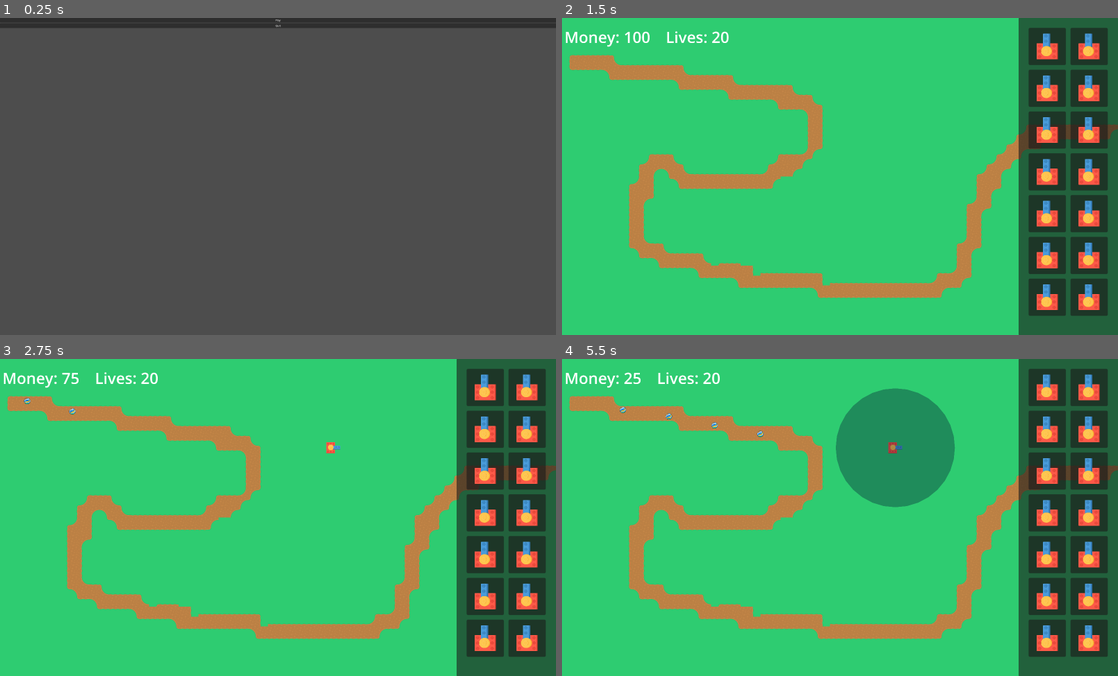
Above: before the commit, frames 1-4 (two rows, left to right).
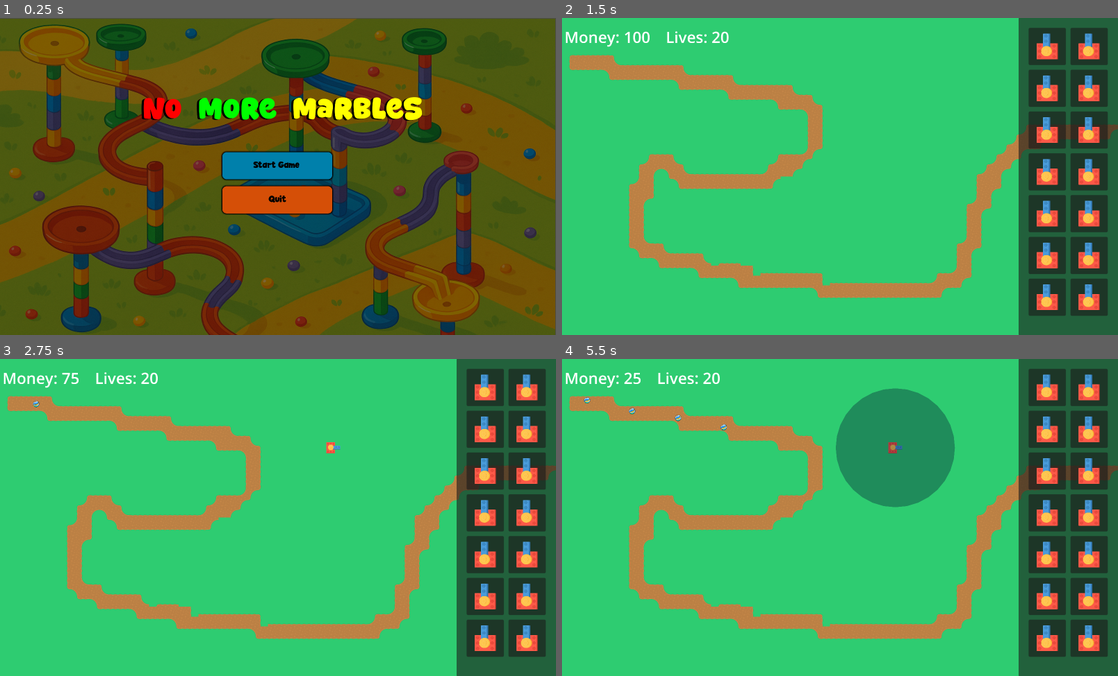
Above: after the commit, the same moments.

Repository: SirCatolot/No-more-marble-racing
Game: Godot game, scene res://scenes/ui/MainMenu.tscn
Two runs of this game, one before a commit and one after it. Both use one fixed random seed, a clock stepped at 60 frames per second and the inputs below.
Inputs (mouse positions are in pixels of both pictures, inside the frame that each line leads up to):
- Up to frame 1 (0.25 s): no input
- Up to frame 2 (1.5 s): click "Play" (after the commit: "Start Game") at 0.5 s; click (840, 166) at 1.25 s, where only the run after the commit has a clickable "Start Game"
- Up to frame 3 (2.75 s): tap Enter at 2 s; drag from (483, 387) to (333, 447) at 2.02 s
- Up to frame 4 (5.5 s): drag from (1090, 387) to (895, 447) at 2.77 s; move the mouse to (1045, 428) at 3.52 s; click (1045, 428) at 3.67 s; tap Space at 4.25 s; drag from (1090, 428) to (895, 447) at 4.27 s; drag from (1045, 469) to (895, 447) at 5.02 s

The runs differ from the first frame. In frame 1, 100% of the frame differs, in the area x 0-100%, y 0-100%; in frame 2, nothing differs; in frame 3, less than 0.1%; in frame 4, 0.2%.

Commit message:
Finished Main Menu
Setup practical and functional main menu. Background picuture, play and quit buttons, animated title. Also added in music for the menu as well as SFX for hovering and clicking buttons.

Diff:
--- /dev/null
+++ b/default_bus_layout.tres
@@ -0,0 +1,3 @@
+[gd_resource type="AudioBusLayout" format=3 uid="uid://lx4w4osiluhq"]
+
+[resource]
--- a/scenes/game/GameRoot.tscn
+++ /dev/null
@@ -1,12 +0,0 @@
-[gd_scene load_steps=2 format=3 uid="uid://qiq8guyqrenn"]
-
-[ext_resource type="Script" uid="uid://cga6v48sdx0ww" path="res://scripts/game/game_root.gd" id="1_6j52s"]
-
-[node name="Node2D" type="Node2D"]
-script = ExtResource("1_6j52s")
-
-[node name="BackButton" type="Button" parent="."]
-offset_right = 8.0
-offset_bottom = 8.0
-text = "Back
-"
--- a/scenes/ui/MainMenu.tscn
+++ b/scenes/ui/MainMenu.tscn
@@ -1,28 +1,280 @@
-[gd_scene load_steps=2 format=3 uid="uid://devgswfjqsjj8"]
+[gd_scene load_steps=20 format=3 uid="uid://devgswfjqsjj8"]
 
 [ext_resource type="Script" uid="uid://b5golyma6tme3" path="res://scripts/ui/main_menu.gd" id="1_vjtqc"]
-
-[node name="Control" type="Control"]
+[ext_resource type="Texture2D" uid="uid://wojamtytqutl" path="res://Assets/UI/pngs/TitleScreenBackground.png" id="2_iwbf0"]
+[ext_resource type="FontFile" uid="uid://c5pkacfkaa7dn" path="res://Fonts/Super Trend.ttf" id="3_2ysvc"]
+[ext_resource type="FontFile" uid="uid://b8c7y32t35w22" path="res://Fonts/Playfull Rocket.ttf" id="4_2ysvc"]
+[ext_resource type="AudioStream" uid="uid://dcrcipxb02y82" path="res://Audio/ball-in-hole-99750.mp3" id="5_bhu4a"]
+[ext_resource type="AudioStream" uid="uid://wubljofrr5vr" path="res://Audio/marble-83124.mp3" id="6_e2per"]
+[ext_resource type="AudioStream" uid="uid://dotmhpc5tv1qt" path="res://Audio/electronic-uplifting-retro-game-hidden-gem-short-version-210310.mp3" id="7_e2per"]
+
+[sub_resource type="StyleBoxTexture" id="StyleBoxTexture_xpiny"]
+texture = ExtResource("2_iwbf0")
+modulate_color = Color(0.50140655, 0.5014065, 0.5014065, 1)
+
+[sub_resource type="Animation" id="Animation_xpiny"]
+length = 0.001
+tracks/0/type = "value"
+tracks/0/imported = false
+tracks/0/enabled = true
+tracks/0/path = NodePath(".:position")
+tracks/0/interp = 1
+tracks/0/loop_wrap = true
+tracks/0/keys = {
+"times": PackedFloat32Array(0),
+"transitions": PackedFloat32Array(1),
+"update": 0,
+"values": [Vector2(753, 445)]
+}
+
+[sub_resource type="Animation" id="Animation_2ysvc"]
+resource_name = "bob"
+length = 2.0
+loop_mode = 1
+tracks/0/type = "value"
+tracks/0/imported = false
+tracks/0/enabled = true
+tracks/0/path = NodePath(".:position")
+tracks/0/interp = 1
+tracks/0/loop_wrap = true
+tracks/0/keys = {
+"times": PackedFloat32Array(0, 1, 2),
+"transitions": PackedFloat32Array(1, 1, 1),
+"update": 0,
+"values": [Vector2(753, 445), Vector2(753, 435), Vector2(753, 445)]
+}
+
+[sub_resource type="AnimationLibrary" id="AnimationLibrary_bhu4a"]
+_data = {
+&"RESET": SubResource("Animation_xpiny"),
+&"bob": SubResource("Animation_2ysvc")
+}
+
+[sub_resource type="StyleBoxFlat" id="StyleBoxFlat_6jbdy"]
+bg_color = Color(0, 0.50151926, 0.6698111, 1)
+border_width_left = 3
+border_width_top = 3
+border_width_right = 3
+border_width_bottom = 3
+border_color = Color(0, 0, 0, 1)
+corner_radius_top_left = 30
+corner_radius_top_right = 30
+corner_radius_bottom_right = 30
+corner_radius_bottom_left = 30
+shadow_size = 8
+
+[sub_resource type="StyleBoxFlat" id="StyleBoxFlat_7mi0g"]
+bg_color = Color(2.0214916e-06, 0.4180806, 0.56295544, 1)
+border_width_left = 3
+border_width_top = 3
+border_width_right = 3
+border_width_bottom = 3
+border_color = Color(0, 0, 0, 1)
+corner_radius_top_left = 30
+corner_radius_top_right = 30
+corner_radius_bottom_right = 30
+corner_radius_bottom_left = 30
+shadow_size = 8
+
+[sub_resource type="StyleBoxFlat" id="StyleBoxFlat_2ysvc"]
+bg_color = Color(0.42735183, 0.81547886, 0.9999998, 1)
+border_width_left = 3
+border_width_top = 3
+border_width_right = 3
+border_width_bottom = 3
+border_color = Color(0, 0, 0, 1)
+corner_radius_top_left = 30
+corner_radius_top_right = 30
+corner_radius_bottom_right = 30
+corner_radius_bottom_left = 30
+shadow_size = 8
+
+[sub_resource type="StyleBoxFlat" id="StyleBoxFlat_nqjyj"]
+bg_color = Color(2.0214916e-06, 0.4180806, 0.56295544, 1)
+border_width_left = 3
+border_width_top = 3
+border_width_right = 3
+border_width_bottom = 3
+border_color = Color(0, 0, 0, 1)
+corner_radius_top_left = 30
+corner_radius_top_right = 30
+corner_radius_bottom_right = 30
+corner_radius_bottom_left = 30
+shadow_size = 8
+
+[sub_resource type="StyleBoxFlat" id="StyleBoxFlat_xpiny"]
+bg_color = Color(0.8352941, 0.30980393, 0.02745098, 1)
+border_width_left = 3
+border_width_top = 3
+border_width_right = 3
+border_width_bottom = 3
+border_color = Color(0, 0, 0, 1)
+corner_radius_top_left = 30
+corner_radius_top_right = 30
+corner_radius_bottom_right = 30
+corner_radius_bottom_left = 30
+shadow_size = 8
+
+[sub_resource type="StyleBoxFlat" id="StyleBoxFlat_bhu4a"]
+bg_color = Color(0.6297528, 0.22407246, 0.0102072805, 1)
+border_width_left = 3
+border_width_top = 3
+border_width_right = 3
+border_width_bottom = 3
+border_color = Color(0, 0, 0, 1)
+corner_radius_top_left = 30
+corner_radius_top_right = 30
+corner_radius_bottom_right = 30
+corner_radius_bottom_left = 30
+shadow_size = 8
+
+[sub_resource type="StyleBoxFlat" id="StyleBoxFlat_e2per"]
+bg_color = Color(0.9947317, 0.5019365, 0.3076295, 1)
+border_width_left = 3
+border_width_top = 3
+border_width_right = 3
+border_width_bottom = 3
+border_color = Color(0, 0, 0, 1)
+corner_radius_top_left = 30
+corner_radius_top_right = 30
+corner_radius_bottom_right = 30
+corner_radius_bottom_left = 30
+shadow_size = 8
+
+[sub_resource type="StyleBoxFlat" id="StyleBoxFlat_7vr37"]
+bg_color = Color(0.6297528, 0.22407246, 0.0102072805, 1)
+border_width_left = 3
+border_width_top = 3
+border_width_right = 3
+border_width_bottom = 3
+border_color = Color(0, 0, 0, 1)
+corner_radius_top_left = 30
+corner_radius_top_right = 30
+corner_radius_bottom_right = 30
+corner_radius_bottom_left = 30
+shadow_size = 8
+
+[node name="MainMenu" type="Control"]
 layout_mode = 3
 anchors_preset = 15
 anchor_right = 1.0
 anchor_bottom = 1.0
-offset_top = -1.0
-offset_bottom = -1.0
+offset_left = -4.0
+offset_top = 4.0
+offset_right = -4.0
+offset_bottom = 4.0
 grow_horizontal = 2
 grow_vertical = 2
 script = ExtResource("1_vjtqc")
 
-[node name="VBoxContainer" type="VBoxContainer" parent="."]
-layout_mode = 0
-offset_right = 3586.0
-offset_bottom = 1056.0
-
-[node name="PlayButton" type="Button" parent="VBoxContainer"]
+[node name="MenuBackgroundPicture" type="Panel" parent="."]
+layout_mode = 1
+anchors_preset = 15
+anchor_right = 1.0
+anchor_bottom = 1.0
+grow_horizontal = 2
+grow_vertical = 2
+theme_override_styles/panel = SubResource("StyleBoxTexture_xpiny")
+
+[node name="GameTitleShadow" type="RichTextLabel" parent="."]
+layout_mode = 1
+anchors_preset = 5
+anchor_left = 0.5
+anchor_right = 0.5
+offset_left = -1053.0
+offset_top = 446.0
+offset_right = 1093.0
+offset_bottom = 713.0
+grow_horizontal = 2
+theme_override_colors/font_shadow_color = Color(0, 0, 0, 0)
+theme_override_constants/shadow_outline_size = 10
+theme_override_constants/shadow_offset_x = 1
+theme_override_constants/shadow_offset_y = 10
+theme_override_fonts/normal_font = ExtResource("3_2ysvc")
+theme_override_font_sizes/normal_font_size = 211
+bbcode_enabled = true
+text = "[color=black]No  More  Marbles"
+fit_content = true
+horizontal_alignment = 1
+vertical_alignment = 1
+
+[node name="GameTitle" type="RichTextLabel" parent="."]
+layout_mode = 1
+anchors_preset = 5
+anchor_left = 0.5
+anchor_right = 0.5
+offset_left = -1039.0
+offset_top = 445.0
+offset_right = 1107.0
+offset_bottom = 709.0241
+grow_horizontal = 2
+theme_override_colors/font_shadow_color = Color(0, 0, 0, 0)
+theme_override_constants/shadow_outline_size = 10
+theme_override_constants/shadow_offset_x = 11
+theme_override_constants/shadow_offset_y = 10
+theme_override_fonts/normal_font = ExtResource("3_2ysvc")
+theme_override_font_sizes/normal_font_size = 211
+bbcode_enabled = true
+text = "[color=red]No [color=green] More [color=yellow] Marbles"
+fit_content = true
+horizontal_alignment = 1
+vertical_alignment = 1
+
+[node name="AnimTitle" type="AnimationPlayer" parent="GameTitle"]
+libraries = {
+&"": SubResource("AnimationLibrary_bhu4a")
+}
+autoplay = "bob"
+
+[node name="MenuButtons" type="VBoxContainer" parent="."]
+layout_mode = 1
+anchors_preset = 8
+anchor_left = 0.5
+anchor_top = 0.5
+anchor_right = 0.5
+anchor_bottom = 0.5
+offset_left = -357.625
+offset_top = -164.0
+offset_right = 357.625
+offset_bottom = 238.5
+grow_horizontal = 2
+grow_vertical = 2
+theme_override_constants/separation = 39
+
+[node name="StartButton" type="Button" parent="MenuButtons"]
 layout_mode = 2
-text = "Play
+size_flags_vertical = 3
+theme_override_colors/font_color = Color(0, 0, 0, 1)
+theme_override_fonts/font = ExtResource("4_2ysvc")
+theme_override_font_sizes/font_size = 55
+theme_override_styles/normal = SubResource("StyleBoxFlat_6jbdy")
+theme_override_styles/pressed = SubResource("StyleBoxFlat_7mi0g")
+theme_override_styles/hover = SubResource("StyleBoxFlat_2ysvc")
+theme_override_styles/focus = SubResource("StyleBoxFlat_nqjyj")
+text = "Start Game "
+
+[node name="QuitButton" type="Button" parent="MenuButtons"]
+layout_mode = 2
+size_flags_vertical = 3
+theme_override_colors/font_color = Color(0, 0, 0, 1)
+theme_override_fonts/font = ExtResource("4_2ysvc")
+theme_override_font_sizes/font_size = 55
+theme_override_styles/normal = SubResource("StyleBoxFlat_xpiny")
+theme_override_styles/pressed = SubResource("StyleBoxFlat_bhu4a")
+theme_override_styles/hover = SubResource("StyleBoxFlat_e2per")
+theme_override_styles/focus = SubResource("StyleBoxFlat_7vr37")
+text = "Quit
 "
 
-[node name="QuitButton" type="Button" parent="VBoxContainer"]
-layout_mode = 2
-text = "Quit"
+[node name="ClickSFX" type="AudioStreamPlayer" parent="."]
+stream = ExtResource("6_e2per")
+
+[node name="HoverSFX" type="AudioStreamPlayer" parent="."]
+stream = ExtResource("5_bhu4a")
+volume_db = 8.0
+
+[node name="MainMenuMusic" type="AudioStreamPlayer" parent="."]
+stream = ExtResource("7_e2per")
+volume_db = -12.0
+autoplay = true
+parameters/looping = true
--- a/scripts/game/game_root.gd
+++ /dev/null
@@ -1,7 +0,0 @@
-extends Node2D
-
-func _ready():
-	$BackButton.pressed.connect(_on_back_pressed)
-
-func _on_back_pressed():
-	get_tree().change_scene_to_file("res://scenes/ui/MainMenu.tscn")
--- a/scripts/ui/main_menu.gd
+++ b/scripts/ui/main_menu.gd
@@ -1,12 +1,48 @@
 extends Control
 
+@onready var hover_sfx : AudioStreamPlayer = get_node("HoverSFX")
+@onready var click_sfx : AudioStreamPlayer = get_node("ClickSFX")
+@onready var start_button : Button = $MenuButtons/StartButton
+@onready var quit_button  : Button = $MenuButtons/QuitButton
+@onready var menu_music : AudioStreamPlayer = get_node("MainMenuMusic")
+
 func _ready():
-	$VBoxContainer/PlayButton.pressed.connect(_on_play_pressed)
-	$VBoxContainer/QuitButton.pressed.connect(_on_quit_pressed)
+	menu_music.volume_db = -30
+	menu_music.play()
+	menu_music.create_tween().tween_property(menu_music, "volume_db", -12, 1.5)
+
+	start_button.pressed.connect(_on_play_pressed)
+	quit_button.pressed.connect(_on_quit_pressed)
+
+	start_button.mouse_entered.connect(on_hover)
+	quit_button.mouse_entered.connect(on_hover)
+
+	start_button.mouse_exited.connect(on_hover_exit)
+	quit_button.mouse_exited.connect(on_hover_exit)
+
+func on_hover():
+	await get_tree().create_timer(0.4).timeout
+	if hover_sfx:
+		hover_sfx.play()
+
+func on_hover_exit():
+	if hover_sfx:
+		hover_sfx.stop()
 
 func _on_play_pressed():
-	get_tree().change_scene_to_file("res://scenes/game/main.tscn")
+	if hover_sfx:
+		hover_sfx.stop()
+	if click_sfx:
+		click_sfx.play()
+	await get_tree().create_timer(0.8).timeout
+	get_tree().change_scene_to_file("res://scenes/game/GreenFields.tscn")
 	print("Play Pressed")
 
 func _on_quit_pressed():
+	if hover_sfx:
+		hover_sfx.stop()
+	if click_sfx:
+		click_sfx.play()
+	await get_tree().create_timer(0.8).timeout
 	get_tree().quit()
+	print("Quit Pressed")
Binary file added: Assets/UI/pngs/TitleScreenBackground.png
Not shown, added: Assets/UI/pngs/TitleScreenBackground.png.import
Not shown, added: Audio/ball-in-hole-99750.mp3.import
Not shown, added: Audio/electronic-uplifting-retro-game-hidden-gem-short-version-210310.mp3.import
Not shown, added: Audio/marble-83124.mp3.import
Not shown, added: Audio/marble-drop-93150.mp3.import
Binary file added: Fonts/Playfull Rocket.ttf
Not shown, added: Fonts/Playfull Rocket.ttf.import
Binary file added: Fonts/Super Trend.ttf
Not shown, added: Fonts/Super Trend.ttf.import
Renamed: scenes/game/main.tscn -> scenes/game/GreenFields.tscn
Not shown, removed: scripts/game/game_root.gd.uid
(and 4 more such lines)
